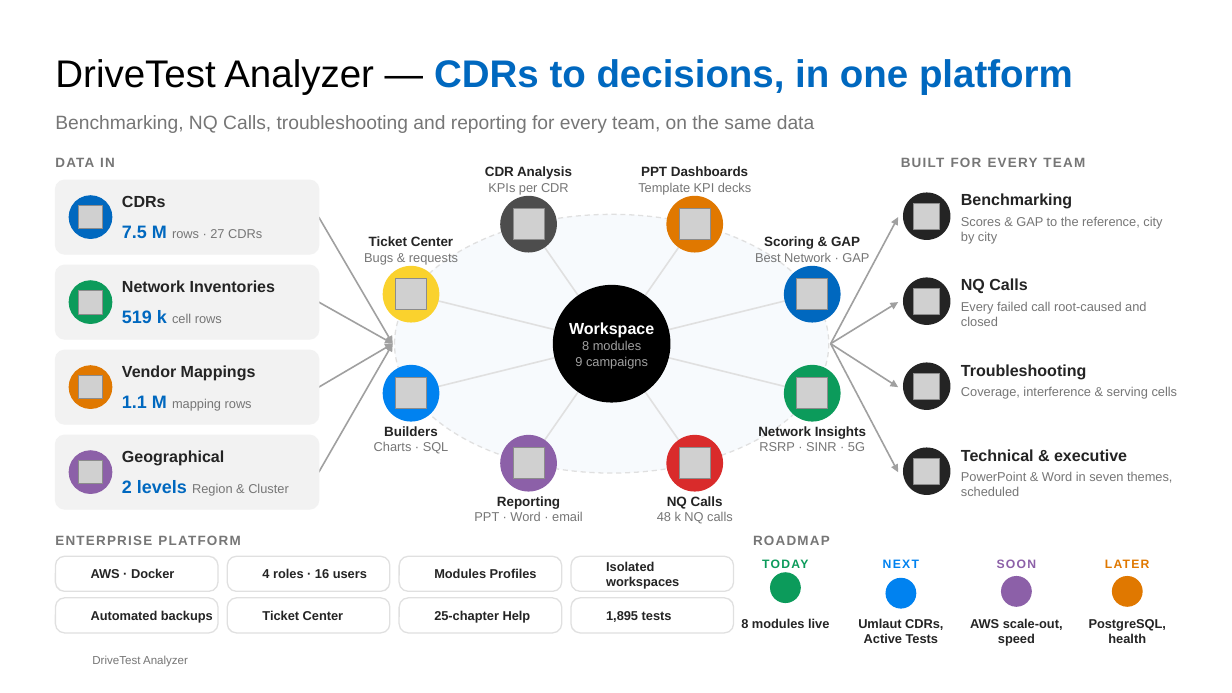
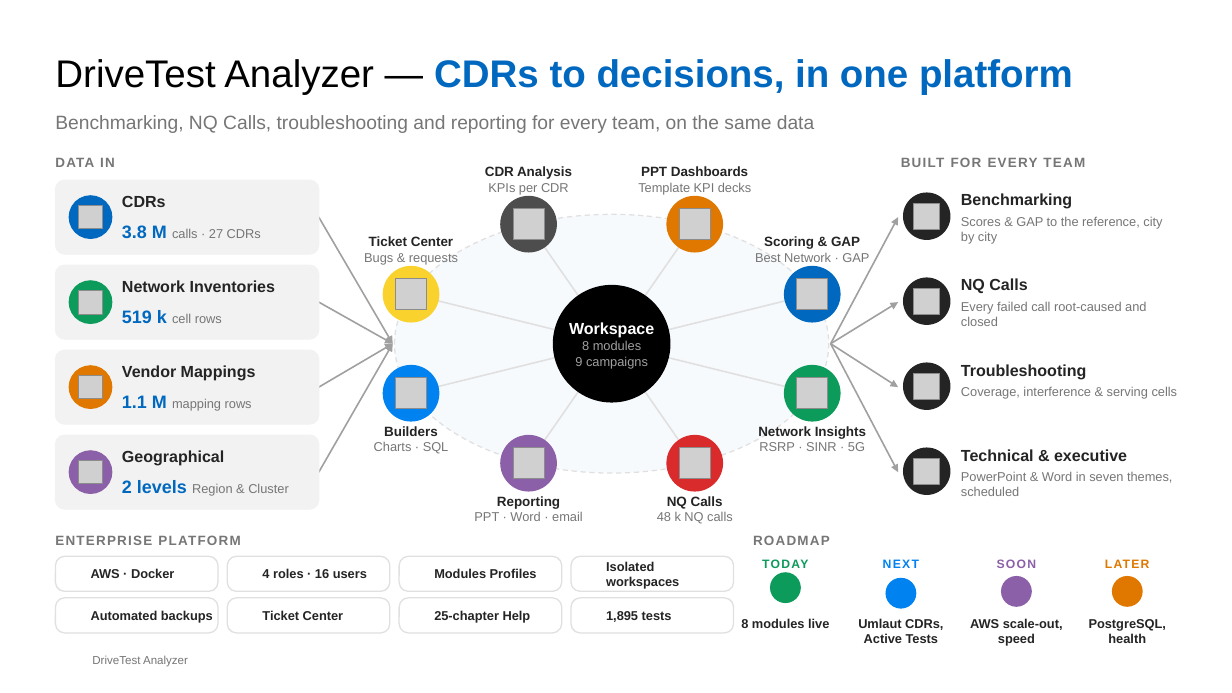
Before and after one commit to jaimetur/DriveTestAnalyzer, a slide deck: slide 1 of src/web_interface/static/presentations/one-slider.pptx. Drawn at 1232x693 pixels with LibreOffice and Linux fonts; fonts in the diff are those of the drawing; grey boxes stand for pictures; background and template pictures are left out. Boxes give left, top, right and bottom in pixels: in the first picture for what was removed or moved away, otherwise in the second. Text is boxed around its words. In the diff, an @@ line names an element or a change of style, - is before the commit and + after.

```diff
--- a/src/web_interface/static/presentations/one-slider.pptx
+++ b/src/web_interface/static/presentations/one-slider.pptx
@@ text at [122,225,261,238]: text changed @@
-7.5 M rows · 27 CDRs
+3.8 M calls · 27 CDRs
```
Also in this commit, not shown: 39 other files.
